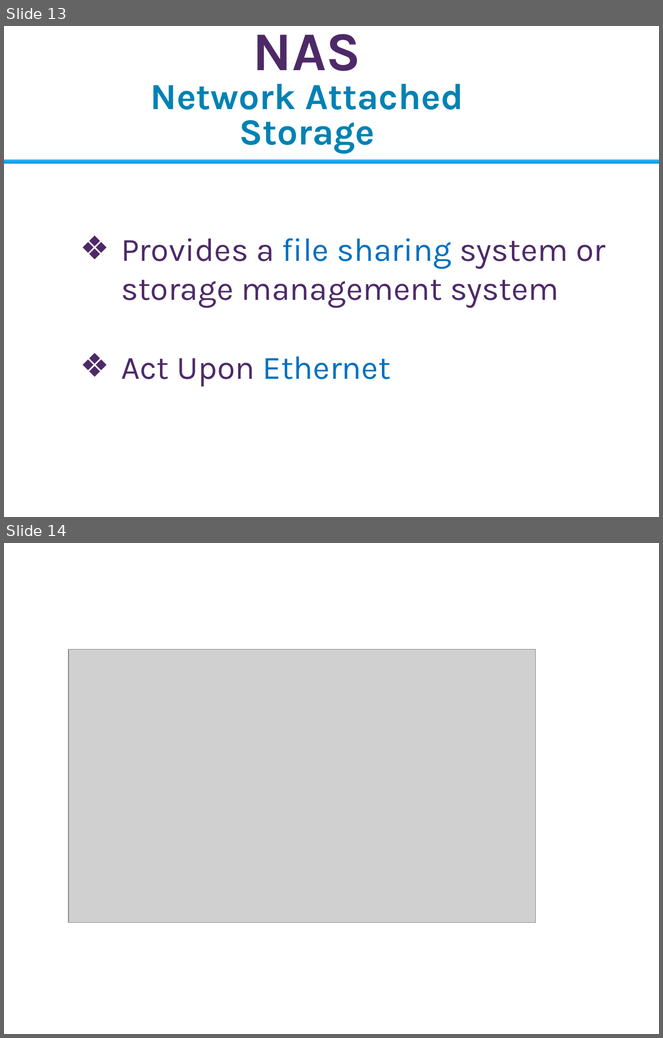
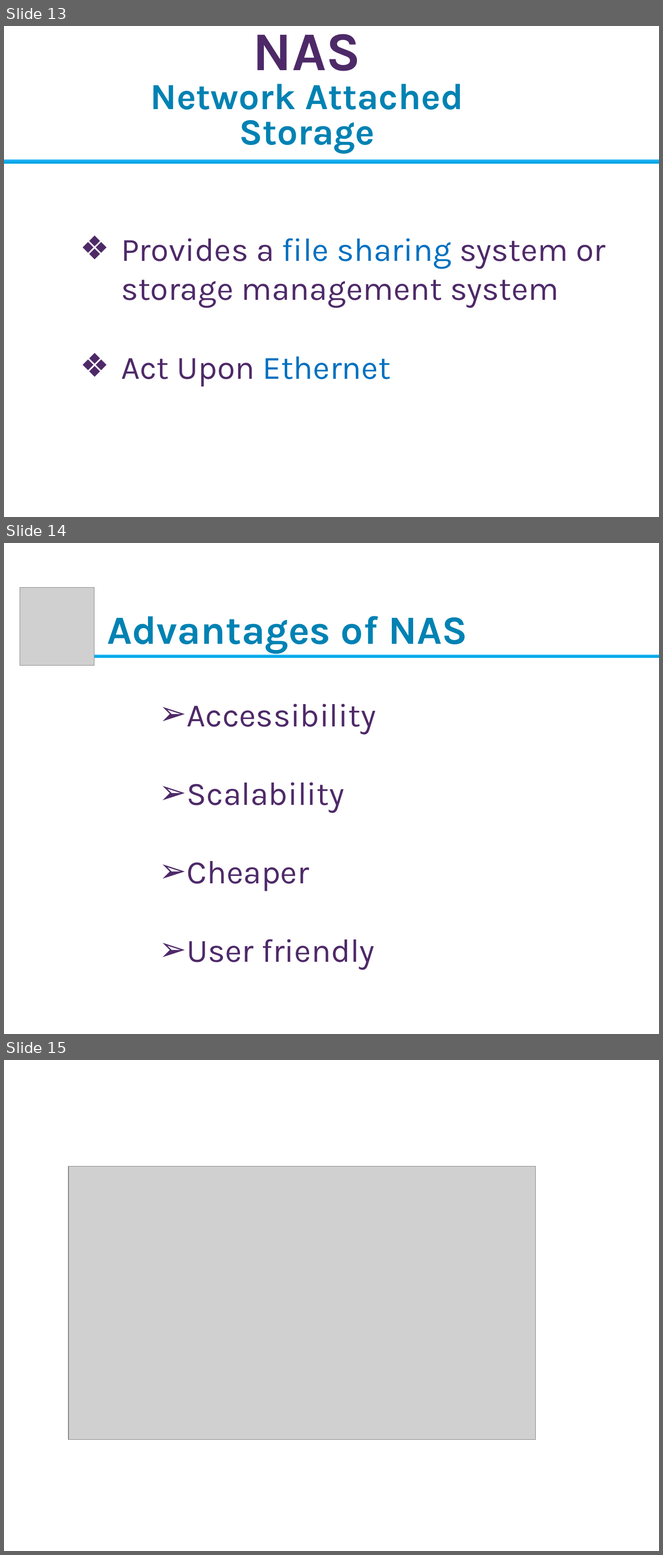
Before and after one commit to Imran4424/C-Plus-Plus-Object-Oriented, a slide deck: OOP.pptx. Shown one above the other, each under a label of ours: slides 13 and 14 before the commit, slides 13, 14 and 15 after it. The pictures are 663x1038 and 663x1555 pixels, drawn with LibreOffice and Linux fonts; fonts in the diff are those of the drawing; grey boxes stand for pictures; background and template pictures are left out. Boxes give left, top, right and bottom in pixels: in the first picture for what was removed or moved away, otherwise in the second. Text is boxed around its words. In the diff, an @@ line names an element or a change of style, - is before the commit and + after.

Commit message:
oop slide

```diff
--- a/OOP.pptx
+++ b/OOP.pptx
@@ slide 14 added at (4,543,659,1034), background picture (left out) @@
@@ picture added at (20,588,94,666) @@
@@ text added at (107,616,467,653), 44 pt, text #0083B3, bold @@
+Advantages of NAS
@@ rectangle added at (45,655,659,657), fill gradient #4BB7F4 to #00AEEF to #009BD4, outline #00AEEF 0.5 pt @@
@@ text added at (187,704,376,970), 36 pt, text #4E2968 @@
+➢ Accessibility
+➢ Scalability
+➢ Cheaper
+➢ User friendly
@@ what was slide 14 is now slide 15 @@
```
